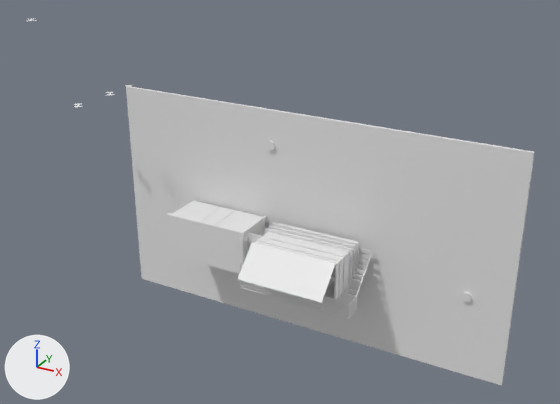
What one commit did to the glTF model src/assets/glbs/apn-unit.glb.
Rendered twice from a 50 mm lens placed at (55.7, -116.8, 81.7), pointed at (-5.3, -5.8, 26.2). The axes (+X, +Y, +Z) are drawn at lower left. The lights are the same throughout. Where no turn or scale is listed for an object, it has been applied to the vertices.

Before the edit, the objects in view are built like this:
```python
ob_floor_generic_150mm_2__459745 = bpy.data.objects.new('Floor Generic 150mm 2 [459745]', me_floor_generic_150mm_2__459745__geometry)
ob_floor_generic_150mm_2__459745.location = (0.0, 0.0, 0.0)
ob_floor_gravel__651657 = bpy.data.objects.new('Floor gravel [651657]', me_floor_gravel__651657__geometry)
ob_floor_gravel__651657.location = (0.0, 0.0, 0.0)
ob_generic_models_212_generic_models_12__532101 = bpy.data.objects.new('Generic Models 212 Generic Models 12 [532101]', me_generic_models_212_generic_models_12__532101___532099__geometry)
ob_generic_models_212_generic_models_12__532101.location = (0.0, 0.0, 0.0)
ob_plumbing_fixtures_1_plumbing_fixtures_1__636942 = bpy.data.objects.new('Plumbing Fixtures 1 Plumbing Fixtures 1 [636942]', me_plumbing_fixtures_1_plumbing_fixtures_1__636942___636940__geometry)
ob_plumbing_fixtures_1_plumbing_fixtures_1__636942.location = (-11.8, 0.0, 14.5)
ob_plumbing_fixtures_2_plumbing_fixtures_1__629158 = bpy.data.objects.new('Plumbing Fixtures 2 Plumbing Fixtures 1 [629158]', me_plumbing_fixtures_2_plumbing_fixtures_1__629158___629156__geometry)
ob_plumbing_fixtures_2_plumbing_fixtures_1__629158.location = (-15.6, 0.0, -5.3)
# also in view: 'Generic Models 12 Generic Models 12 [531376]' at (0.0, -2.5, 15.9); 'Basic Wall Generic - 90mm Brick [349390]' at (0.0, -5.8, 19.3); 'Generic Models 213 Generic Models 213 [532398]' at (0.0, -8.5, 15.9); 'Floor Generic 200mm [357898]' at (-19.6, -8.9, 15.8); 'Basic Wall Generic - 90mm Brick [630170]' at (-19.6, -4.8, 19.7)
```
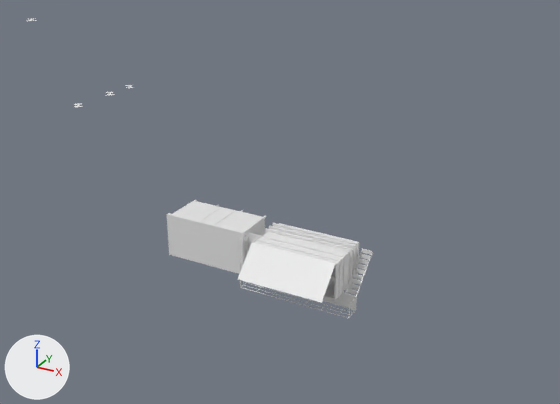
Commit message: APN updates

The change, as a diff of the scene's bpy script:
```diff
--- a/src/assets/glbs/apn-unit.glb.py
+++ b/src/assets/glbs/apn-unit.glb.py
@@ ob_floor_generic_150mm_2__459745 @@
-ob_floor_generic_150mm_2__459745 = bpy.data.objects.new('Floor Generic 150mm 2 [459745]', me_floor_generic_150mm_2__459745__geometry)
-ob_floor_generic_150mm_2__459745.location = (0.0, 0.0, 0.0)
@@ ob_plumbing_fixtures_2_plumbing_fixtures_1__629158 @@
-ob_plumbing_fixtures_2_plumbing_fixtures_1__629158 = bpy.data.objects.new('Plumbing Fixtures 2 Plumbing Fixtures 1 [629158]', me_plumbing_fixtures_2_plumbing_fixtures_1__629158___629156__geometry)
-ob_plumbing_fixtures_2_plumbing_fixtures_1__629158.location = (-15.6, 0.0, -5.3)
@@ ob_plumbing_fixtures_1_plumbing_fixtures_1__636942 @@
-ob_plumbing_fixtures_1_plumbing_fixtures_1__636942 = bpy.data.objects.new('Plumbing Fixtures 1 Plumbing Fixtures 1 [636942]', me_plumbing_fixtures_1_plumbing_fixtures_1__636942___636940__geometry)
-ob_plumbing_fixtures_1_plumbing_fixtures_1__636942.location = (-11.8, 0.0, 14.5)
@@ ob_floor_gravel__651657 @@
-ob_floor_gravel__651657 = bpy.data.objects.new('Floor gravel [651657]', me_floor_gravel__651657__geometry)
-ob_floor_gravel__651657.location = (0.0, 0.0, 0.0)
```

Where the change shows, as pixel boxes [x1, y1, x2, y2] in the pictures (560 x 404 px):
'Floor gravel [651657]', deleted: before [126, 86, 535, 385]
'Floor Generic 150mm 2 [459745]', deleted: before [166, 170, 395, 303]
'Plumbing Fixtures 1 Plumbing Fixtures 1 [636942]', deleted: before [461, 292, 472, 302]
'Plumbing Fixtures 2 Plumbing Fixtures 1 [629158]', deleted: before [266, 140, 275, 150]
